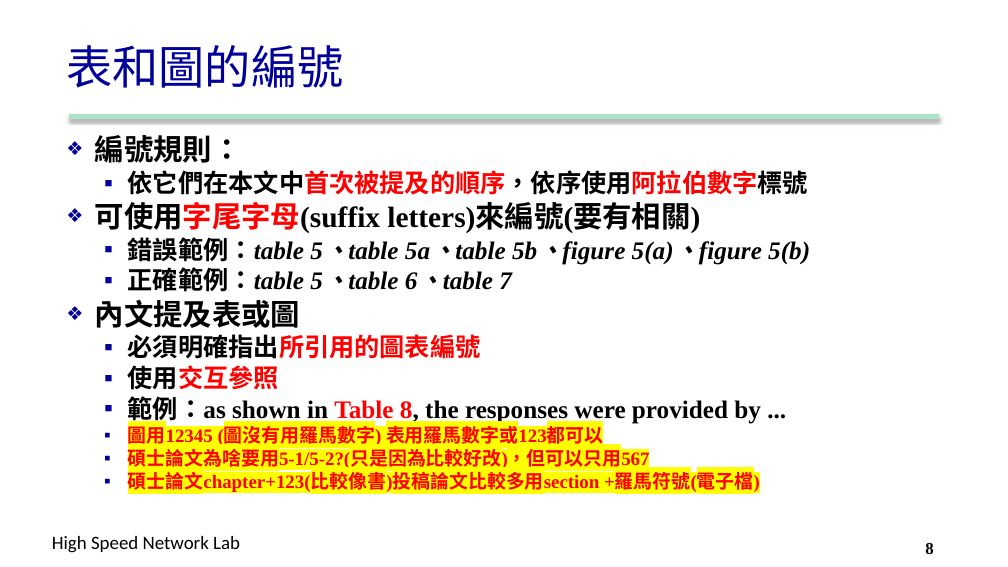
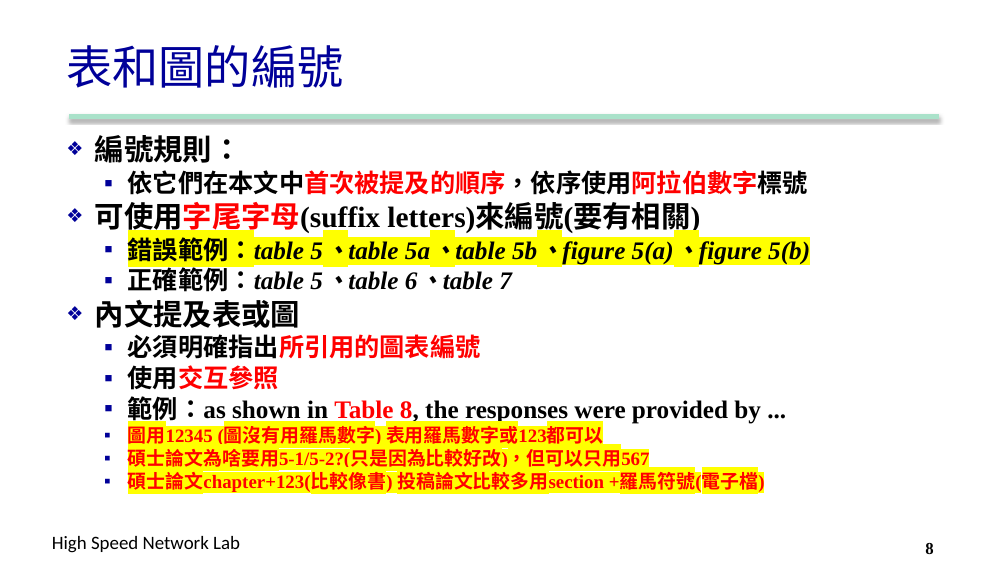
Before and after one commit to carina419/NTUST, a slide deck: slide 8 of MI5014701 科技研究與論文寫作 Technology Research and Thesis Writing/4. Figure-table.pptx. Drawn at 1008x567 pixels with LibreOffice and Linux fonts; fonts in the diff are those of the drawing; background and template pictures are left out. Boxes give left, top, right and bottom in pixels: in the first picture for what was removed or moved away, otherwise in the second. Text is boxed around its words. In the diff, an @@ line names an element or a change of style, - is before the commit and + after.

```diff
--- a/MI5014701 科技研究與論文寫作 Technology Research and Thesis Writing/4. Figure-table.pptx
+++ b/MI5014701 科技研究與論文寫作 Technology Research and Thesis Writing/4. Figure-table.pptx
@@ text at [128, 233, 810, 266]: highlight none to #FFFF00 in "錯誤範例：table 5、table 5a、table 5b、figure 5(a)、figure 5(b)" @@
@@ text at [128, 470, 765, 494]: spaces changed @@
-  ▪ 碩士論文chapter+123(比較像書)投稿論文比較多用section +羅馬符號(電子檔)
+  ▪ 碩士論文chapter+123(比較像書) 投稿論文比較多用section +羅馬符號(電子檔)
```
Also in this commit, not shown: 7 other slides changed, 11 other files.
